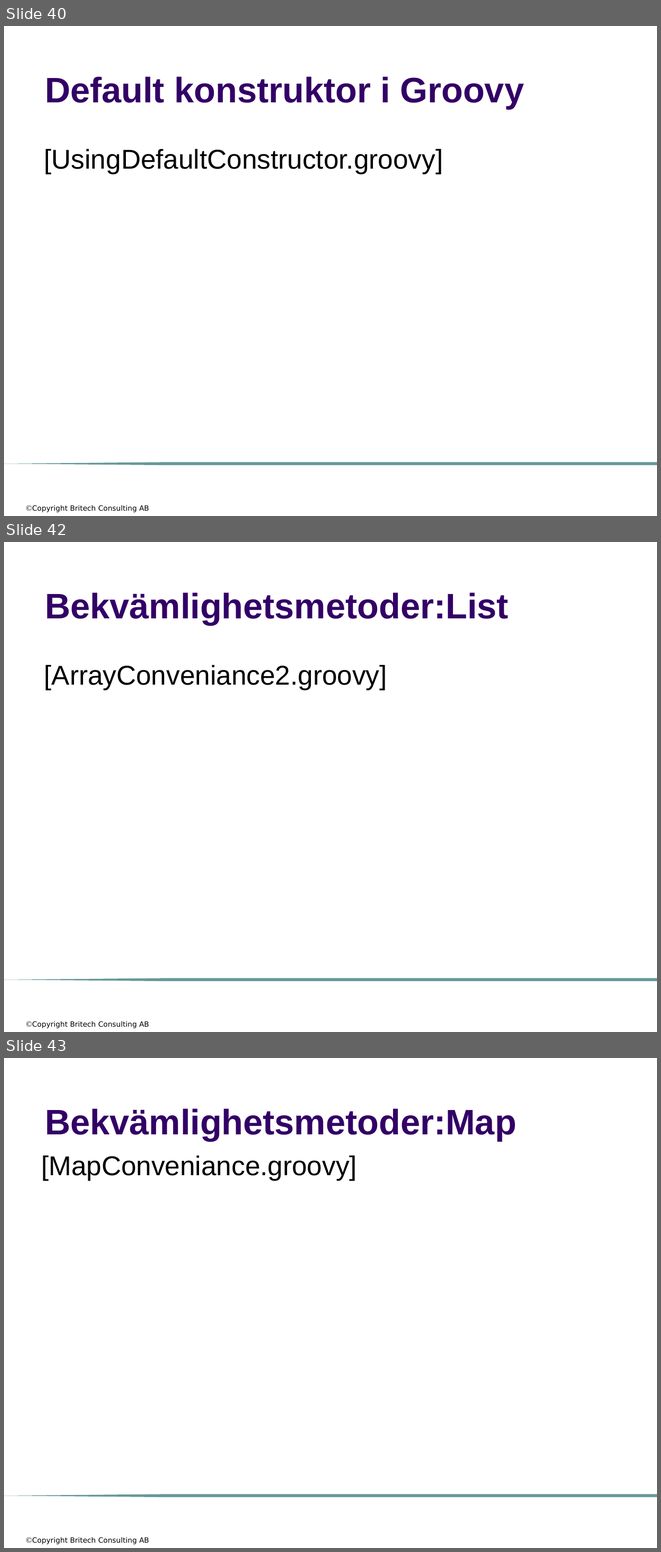
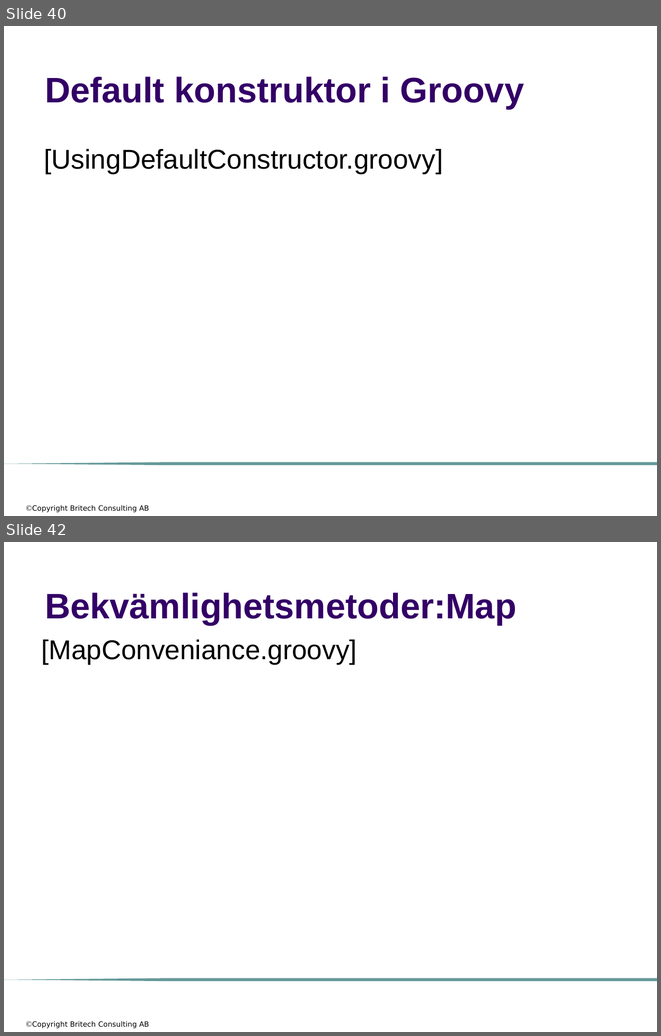
Before and after one commit to me97esn/groovyseminarium, a slide deck: groovyseminarie/dokument/groovyseminarium_source_w_logo.pptx. Shown one above the other, each under a label of ours: slides 40, 42 and 43 before the commit, slides 40 and 42 after it; the slides between them are not shown. The pictures are 661x1552 and 661x1036 pixels, drawn with LibreOffice and Linux fonts; fonts in the diff are those of the drawing; background and template pictures are left out. Boxes give left, top, right and bottom in pixels: in the first picture for what was removed or moved away, otherwise in the second. Text is boxed around its words. In the diff, an @@ line names an element or a change of style, - is before the commit and + after.

```diff
--- a/groovyseminarie/dokument/groovyseminarium_source_w_logo.pptx
+++ b/groovyseminarie/dokument/groovyseminarium_source_w_logo.pptx
@@ slide 42 removed at (4, 542, 657, 1032), background #FFFFFF; not listed: 2 template elements that a slide beside it also shows @@
@@ title removed at (45, 592, 509, 625) @@
-Bekvämlighetsmetoder:List
@@ text removed at (44, 664, 387, 690) @@
-[ArrayConveniance2.groovy]
@@ what was slide 43 is now slide 42 @@
```
Also in this commit, not shown: 1 slide changed, 3 other slides removed, 6 other files.
